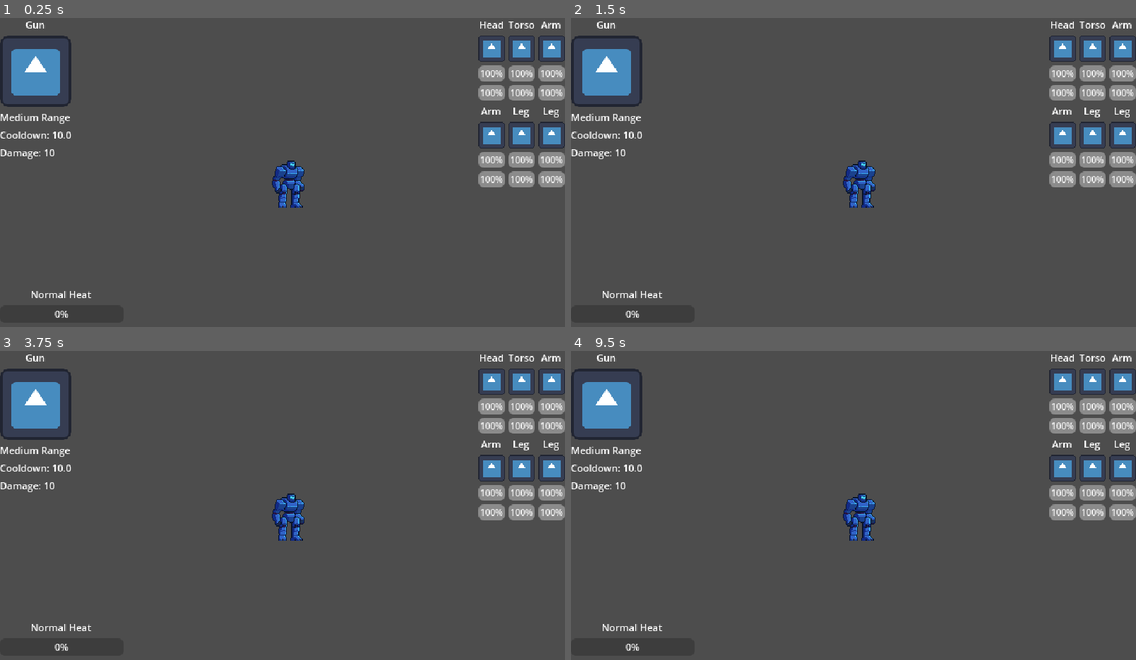
Above: before the commit, frames 1-4 (two rows, left to right).
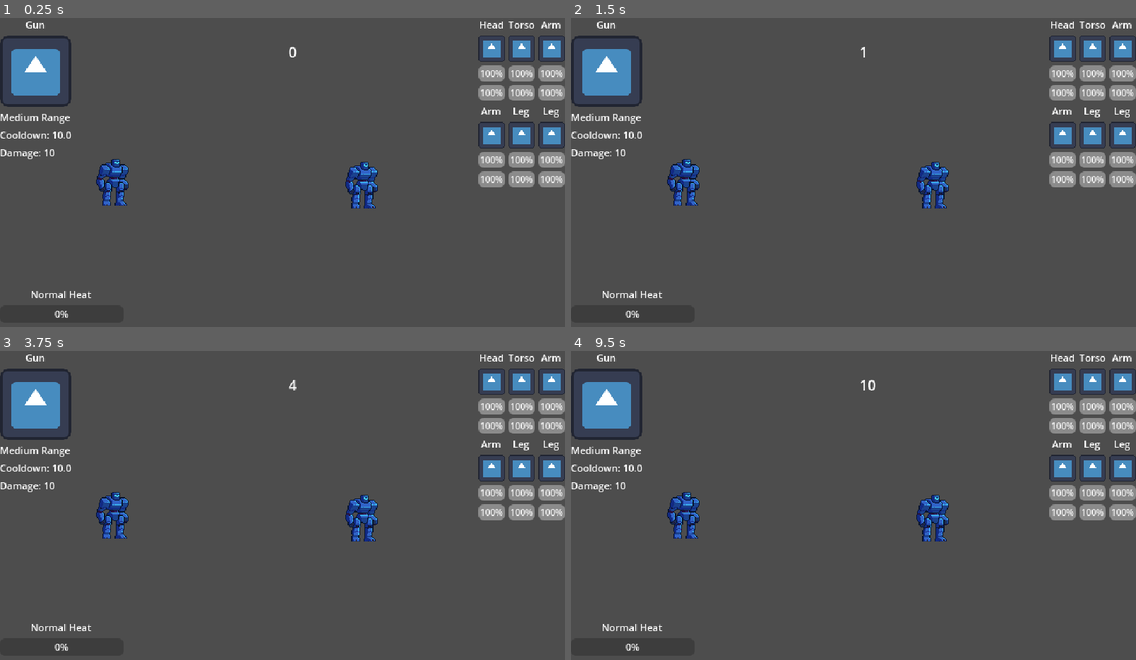
Above: after the commit, the same moments.

Repository: rajatoad/RoR_prototype
Game: Godot game, scene res://battle_manager.tscn
Two runs of this game, one before a commit and one after it. Both use one fixed random seed, a clock stepped at 60 frames per second and the inputs below. Before the commit the project starts from res://battle.tscn. The engine's default icon, where the game draws it, is replaced by a stand-in: a white triangle on a blue panel in a dark square.
Inputs:
- Up to frame 1 (0.25 s): no input
- Up to frame 2 (1.5 s): tap Enter at 0.5 s; tap Space at 1.25 s
- Up to frame 3 (3.75 s): tap Enter at 2, 3.5 s; tap Space at 2.75 s
- Up to frame 4 (9.5 s): tap Space at 4.25 s

The runs differ from the first frame. In frame 1, 1.9% of the frame differs, in the area x 17-67%, y 9-62%; in frame 2, 1.8%; in frame 3, 1.9%; in frame 4, 1.9%.

Commit message:
battle management system

Diff:
--- a/battle.gd
+++ b/00_Globals/enemy_manager.gd
@@ -1,5 +1,6 @@
-extends Node2D
+extends Node
 
+var mecha : Mecha = null
 
 ## Called when the node enters the scene tree for the first time.
 #func _ready() -> void:
--- a/Entities/Mecha/Limb/Scripts/limb.gd
+++ b/Entities/Mecha/Limb/Scripts/limb.gd
@@ -4,6 +4,9 @@
 signal limb_active(limb : Limb)
 signal limb_destroyed(limb : Limb)
 signal limb_undestroyed(limb : Limb)
+
+signal armor_updated(limb : Limb)
+signal health_updated(limb : Limb)
 
 @export var limb_data : LimbData
 
@@ -24,7 +27,7 @@
 		max_armor = limb_data.armor
 
 func handle_heal(amount: int) -> void:
-	update_health(-amount)
+	_update_health(-amount)
 	if not is_active and current_health >= (limb_data.health / 2):
 		is_active = true
 		limb_active.emit(self)
@@ -33,23 +36,25 @@
 		limb_undestroyed.emit(self)
 
 func handle_armor_heal(amount: int) -> void:
-	update_armor(-amount)
+	_update_armor(-amount)
 
 func handle_on_hit(damage_data: DamageData, hit_chance: float) -> void:
 	if limb_data.dodge_change < hit_chance:
-		handle_damage(damage_data)
+		_handle_damage(damage_data)
 
-func handle_damage(damage_data: DamageData) -> void:
+func _handle_damage(damage_data: DamageData) -> void:
 	if current_armor > 0:
-		update_armor(damage_data.damage)
+		_update_armor(damage_data.damage)
 	elif current_health > 0:
-		update_health(damage_data.damage)
+		_update_health(damage_data.damage)
 
-func update_armor(amount: int) -> void:
+func _update_armor(amount: int) -> void:
 	current_armor = clampi(current_armor - amount, 0, max_armor)
+	armor_updated.emit(self)
 
-func update_health(amount : int) -> void:
+func _update_health(amount : int) -> void:
 	current_health = clampi(current_health - amount, 0, max_health)
+	health_updated.emit(self)
 	if current_health <= 0 and is_active and not is_destroyed:
 		is_active = false
 		is_destroyed = true
--- a/Entities/Mecha/mecha.gd
+++ b/Entities/Mecha/mecha.gd
@@ -5,6 +5,7 @@
 @onready var movement_limb_manager: MovementLimbManager = $MovementLimbManager
 
 @export var max_heat : float = 1000
+@export var is_player_mecha : bool = false
 
 var limbs : Array[Limb] = []
 
@@ -14,9 +15,15 @@
 
 var is_overheated : bool = false
 
+
+
 # Called when the node enters the scene tree for the first time.
 func _ready():
-	PlayerManager.mecha = self
+	if is_player_mecha:
+		PlayerManager.mecha = self
+	else:
+		EnemyManager.mecha = self
+
 	for l in core_limb_manager.limbs:
 		limbs.append(l)
 	for l in attack_limb_manager.limbs:
--- a/UI/Battle/Limbs/Scripts/limb_container.gd
+++ b/UI/Battle/Limbs/Scripts/limb_container.gd
@@ -32,13 +32,16 @@
 		if limb.limb_data.texture:
 			texture_rect.texture = limb.limb_data.texture
 
+		limb.armor_updated.connect(update_armor)
+		limb.health_updated.connect(update_health)
+
 ## Called every frame. 'delta' is the elapsed time since the previous frame.
 #func _process(delta: float) -> void:
 	#pass
 
-func update_health() -> void:
+func update_health(_limb: Limb) -> void:
 	health.value = limb.current_health
 	#pass
 
-func update_armor() -> void:
+func update_armor(_limb: Limb) -> void:
 	armor.value = limb.current_armor
--- a/battle.tscn
+++ /dev/null
@@ -1,13 +0,0 @@
-[gd_scene load_steps=4 format=3 uid="uid://1flcfb3ek8nt"]
-
-[ext_resource type="Script" uid="uid://c7ha4ddghpkew" path="res://battle.gd" id="1_7sfm4"]
-[ext_resource type="PackedScene" uid="uid://dyrobxkwnkyia" path="res://UI/Battle/battle_ui.tscn" id="1_oxp8w"]
-[ext_resource type="PackedScene" uid="uid://7nkw4i2pbl3g" path="res://Entities/Mecha/mecha.tscn" id="2_7sfm4"]
-
-[node name="Battle" type="Node2D"]
-script = ExtResource("1_7sfm4")
-
-[node name="Mecha" parent="." instance=ExtResource("2_7sfm4")]
-position = Vector2(327, 215)
-
-[node name="BattleUi" parent="." instance=ExtResource("1_oxp8w")]
--- /dev/null
+++ b/battle_manager.gd
@@ -0,0 +1,34 @@
+class_name BattleManager extends Node
+
+@export var player_mech : Mecha = null
+@export var enemy_mech : Mecha = null
+@onready var clock_label: Label = $Control/Clock
+
+var clock : float = 0
+
+var is_clock_stopped : bool = false
+
+
+## Called when the node enters the scene tree for the first time.
+#func _ready() -> void:
+	#pass # Replace with function body.
+#
+#
+## Called every frame. 'delta' is the elapsed time since the previous frame.
+func _process(delta: float) -> void:
+	if not is_clock_stopped:
+		clock += delta
+	clock_label.text = str(roundi(clock))
+
+	#if clock > 2:
+		#handle_attack(player_mech.attack_limb_manager.use_weapon(), player_mech.core_limb_manager.limbs[0])
+
+
+func pause_battle_clock(time : float) -> void:
+	is_clock_stopped = true
+	await get_tree().create_timer(time).timeout
+	is_clock_stopped = false
+
+func handle_attack(damage_data : DamageData, target : Limb) -> void:
+	target.handle_on_hit(damage_data, 100)
+	pass
--- /dev/null
+++ b/battle_manager.tscn
@@ -0,0 +1,39 @@
+[gd_scene load_steps=4 format=3 uid="uid://1flcfb3ek8nt"]
+
+[ext_resource type="Script" uid="uid://c7ha4ddghpkew" path="res://battle_manager.gd" id="1_lv0jf"]
+[ext_resource type="PackedScene" uid="uid://7nkw4i2pbl3g" path="res://Entities/Mecha/mecha.tscn" id="2_41eye"]
+[ext_resource type="PackedScene" uid="uid://dyrobxkwnkyia" path="res://UI/Battle/battle_ui.tscn" id="3_rhx7j"]
+
+[node name="BattleManager" type="Node2D" node_paths=PackedStringArray("player_mech", "enemy_mech")]
+script = ExtResource("1_lv0jf")
+player_mech = NodePath("Mecha")
+enemy_mech = NodePath("Mecha2")
+
+[node name="Mecha" parent="." instance=ExtResource("2_41eye")]
+position = Vector2(128, 213)
+is_player_mecha = true
+
+[node name="Mecha2" parent="." instance=ExtResource("2_41eye")]
+position = Vector2(410, 216)
+
+[node name="BattleUi" parent="." instance=ExtResource("3_rhx7j")]
+
+[node name="Control" type="Control" parent="."]
+layout_mode = 3
+anchors_preset = 15
+anchor_right = 1.0
+anchor_bottom = 1.0
+grow_horizontal = 2
+grow_vertical = 2
+
+[node name="Clock" type="Label" parent="Control"]
+layout_mode = 1
+anchors_preset = 5
+anchor_left = 0.5
+anchor_right = 0.5
+offset_left = 327.0
+offset_top = 27.0
+offset_right = 346.0
+offset_bottom = 50.0
+grow_horizontal = 2
+text = "11"
--- a/project.godot
+++ b/project.godot
@@ -18,6 +18,7 @@
 [autoload]
 
 PlayerManager="*res://00_Globals/player_manager.gd"
+EnemyManager="*res://00_Globals/enemy_manager.gd"
 
 [display]
 
Not shown, added: 00_Globals/enemy_manager.gd.uid
Renamed: battle.gd.uid -> battle_manager.gd.uid
